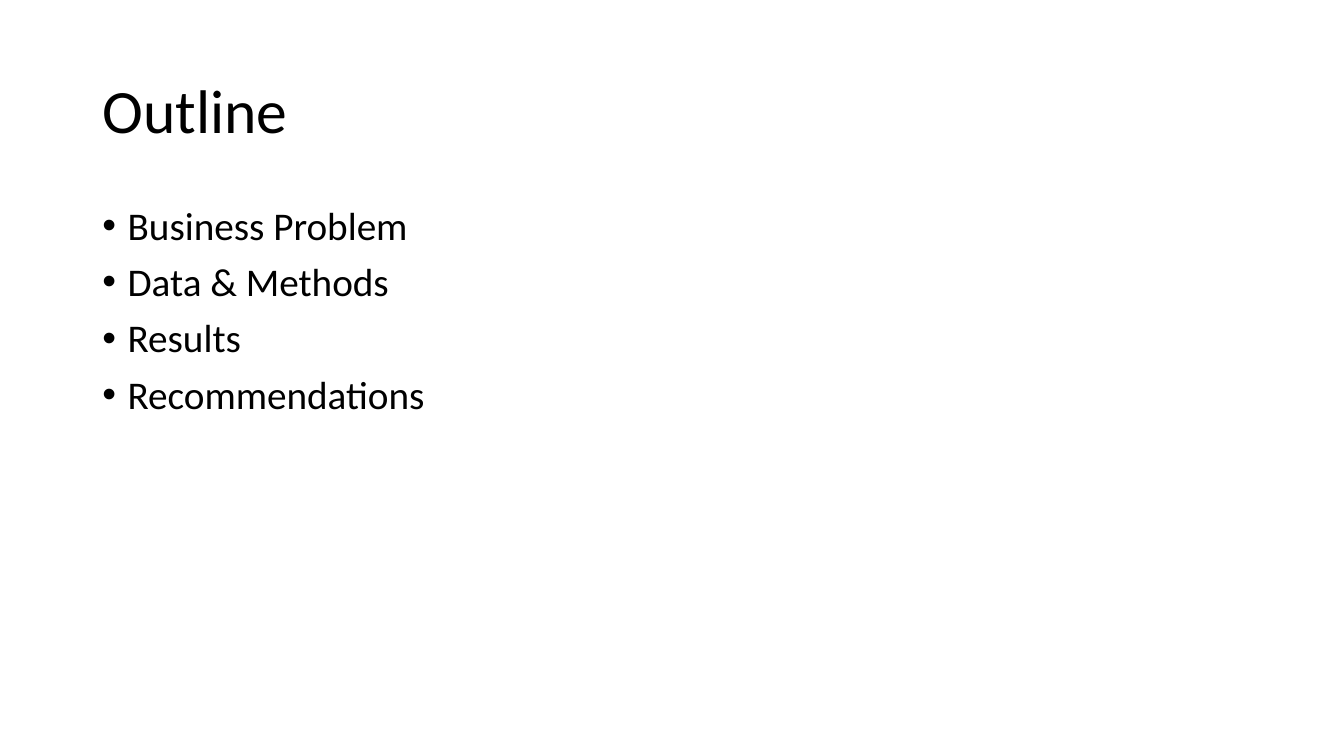
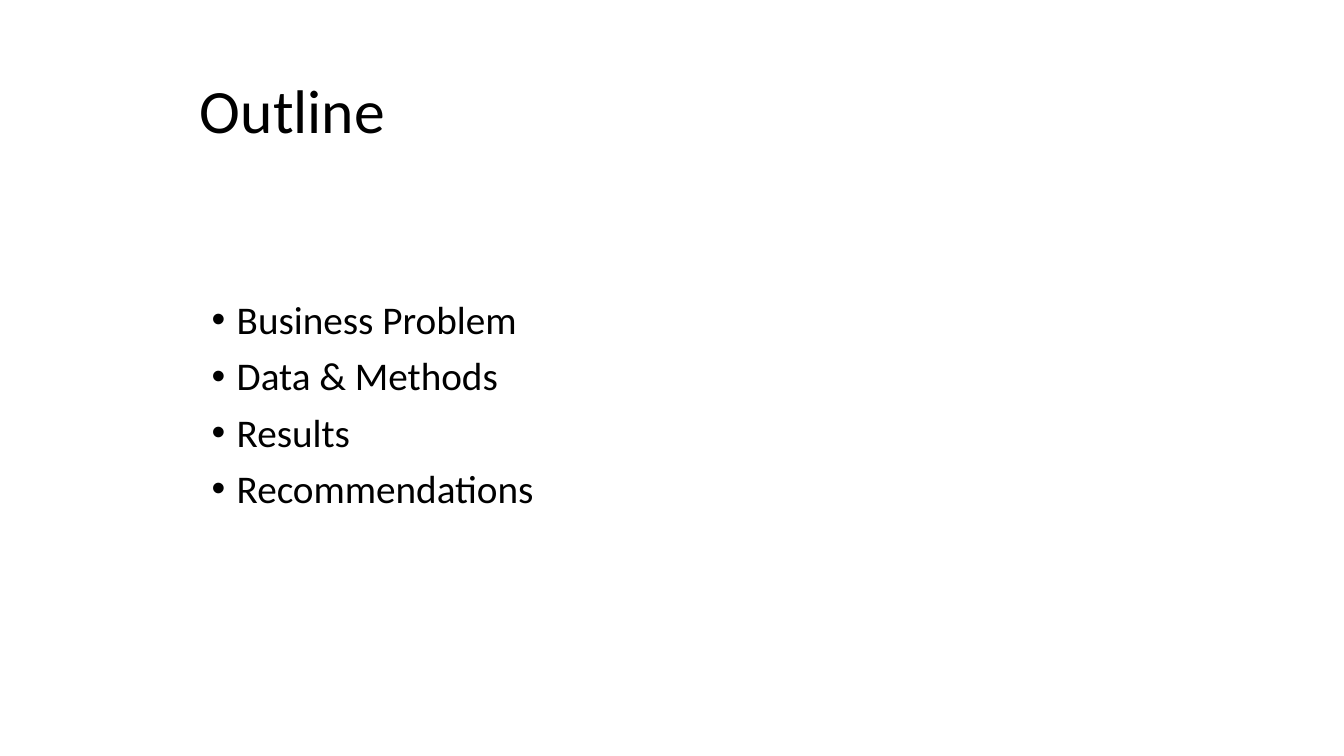
Before and after one commit to john-c-simmons/microsoft_film_reccomendation, a slide deck: slide 3 of MS_movie_JCDP 3.pptx. Drawn at 1344x756 pixels with LibreOffice and Linux fonts; fonts in the diff are those of the drawing. Boxes give left, top, right and bottom in pixels: in the first picture for what was removed or moved away, otherwise in the second. Text is boxed around its words. In the diff, an @@ line names an element or a change of style, - is before the commit and + after.

```diff
--- a/MS_movie_JCDP 3.pptx
+++ b/MS_movie_JCDP 3.pptx
@@ title "Outline": place and size @@
-title "Outline" at [102,90,287,134]
+title "Outline" at [200,90,385,134]
@@ text "Business Problem": place and size @@
-text "Business Problem" at [128,212,425,410]
+text "Business Problem" at [237,306,534,504]
```
Also in this commit, not shown: 2 other slides changed.
